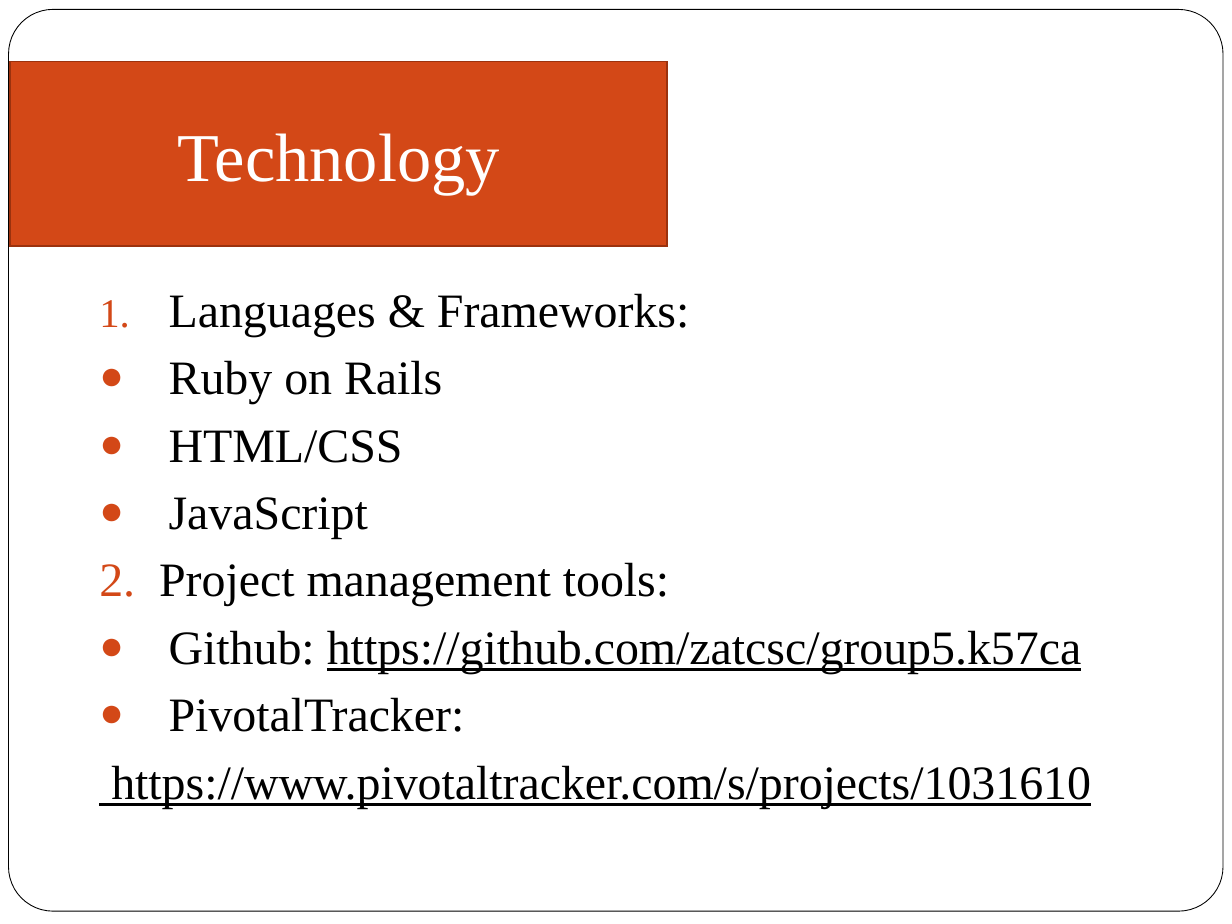
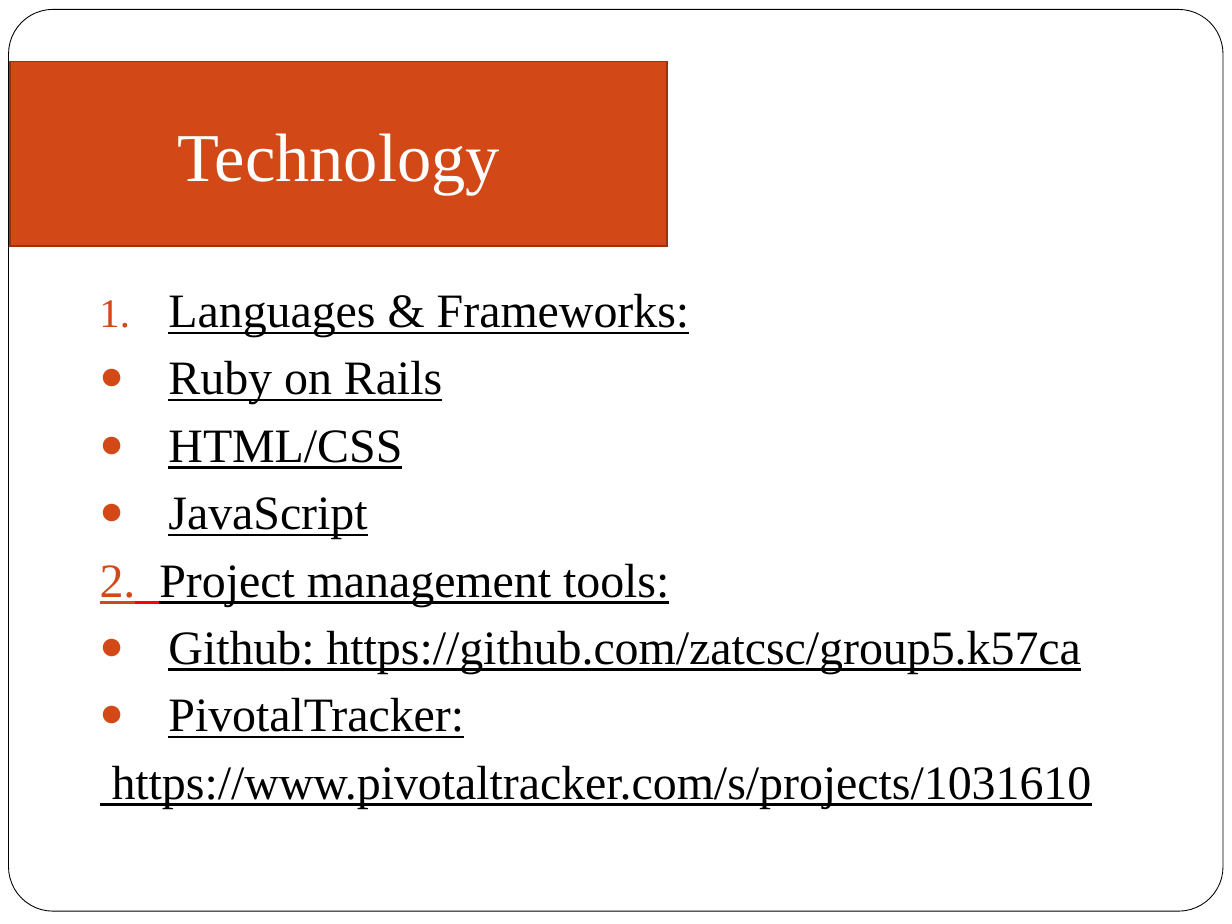
Before and after one commit to zatcsc/group5.k57ca, a slide deck: slide 5 of Final Report/Group5.K57CA.ppt. Drawn at 1232x924 pixels with LibreOffice and Linux fonts; fonts in the diff are those of the drawing. Boxes give left, top, right and bottom in pixels: in the first picture for what was removed or moved away, otherwise in the second. Text is boxed around its words. In the diff, an @@ line names an element or a change of style, - is before the commit and + after.

```diff
--- a/Final Report/Group5.K57CA.ppt
+++ b/Final Report/Group5.K57CA.ppt
@@ rounded rectangle at (x1=9, y1=10, x2=1223, y2=912): fill #FFFFFF to none @@
@@ text "Languages & Frameworks:" at (x1=100, y1=293, x2=1092, y2=808): underline on in "Languages & Frameworks:", "Ruby on Rails", "HTML/CSS", "JavaScript" and 3 more places @@
```
Also in this commit, not shown: 21 other slides changed, 4 slides added, 1 slide removed, 2 other files.
